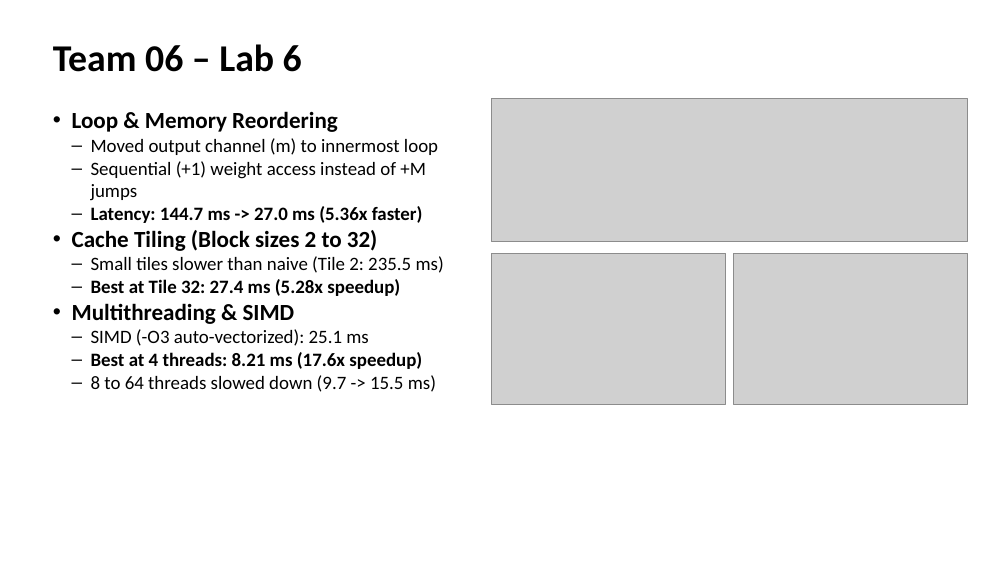
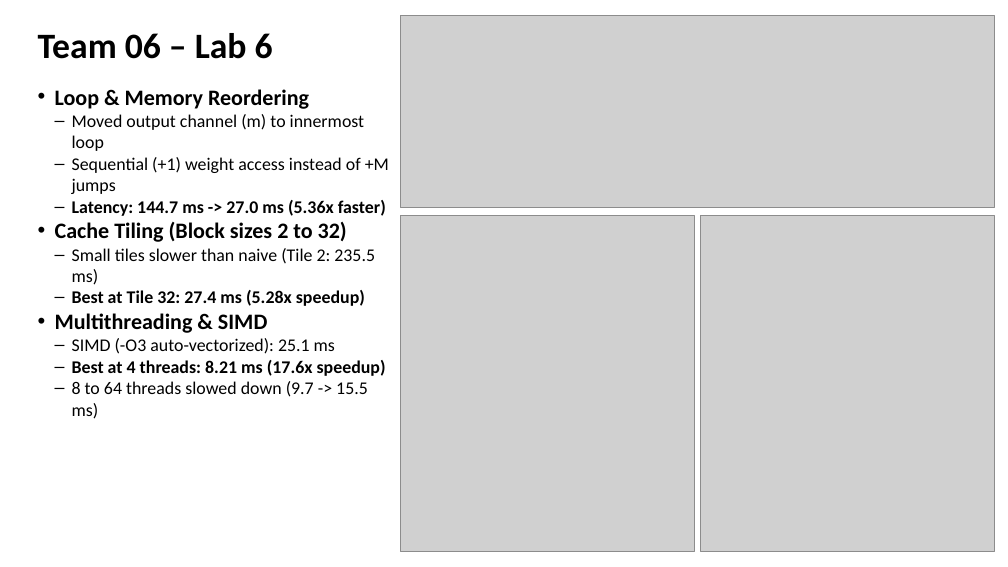
Before and after one commit to devjwk/cpre487lab1-7, a slide deck: slide 1 of Team06_Lab6_7_Demo.pptx. Drawn at 1008x567 pixels with LibreOffice and Linux fonts; fonts in the diff are those of the drawing; grey boxes stand for pictures. Boxes give left, top, right and bottom in pixels: in the first picture for what was removed or moved away, otherwise in the second. Text is boxed around its words. In the diff, an @@ line names an element or a change of style, - is before the commit and + after.

Commit message:
Maximize image sizes on Slide 1 and Slide 2 with side-by-side synthesis layout

```diff
--- a/Team06_Lab6_7_Demo.pptx
+++ b/Team06_Lab6_7_Demo.pptx
@@ text "Team 06 – Lab 6": place and size @@
-text "Team 06 – Lab 6" at (53,44,302,72)
+text "Team 06 – Lab 6" at (38,33,273,59)
@@ text "Team 06 – Lab 6" at (38,33,273,59): size 36 to 34 pt @@
@@ picture: place and size @@
-picture at (492,98,968,242)
+picture at (401,15,994,208)
@@ text "Loop & Memory Reordering": place and size @@
-text "Loop & Memory Reordering" at (72,111,444,392)
+text "Loop & Memory Reordering" at (55,89,389,419)
@@ text "Loop & Memory Reordering" at (55,89,389,419): size 22 to 21 pt in "Loop & Memory Reordering", "Cache Tiling (Block sizes 2 to 32)", "Multithreading & SIMD"; size 18 to 17 pt in "Moved output channel (m) to innermost loop", "Sequential (+1) weight access instead of +M ...", "Latency: 144.7 ms -> 27.0 ms (5.36x ...", "Small tiles slower than naive (Tile 2: ..." and 4 more places; indent changed @@
@@ picture: place and size @@
-picture at (492,253,726,405)
+picture at (401,216,694,552)
@@ picture: place and size @@
-picture at (734,253,968,405)
+picture at (701,216,994,552)
```
Also in this commit, not shown: 1 other slide changed, 6 other files.
